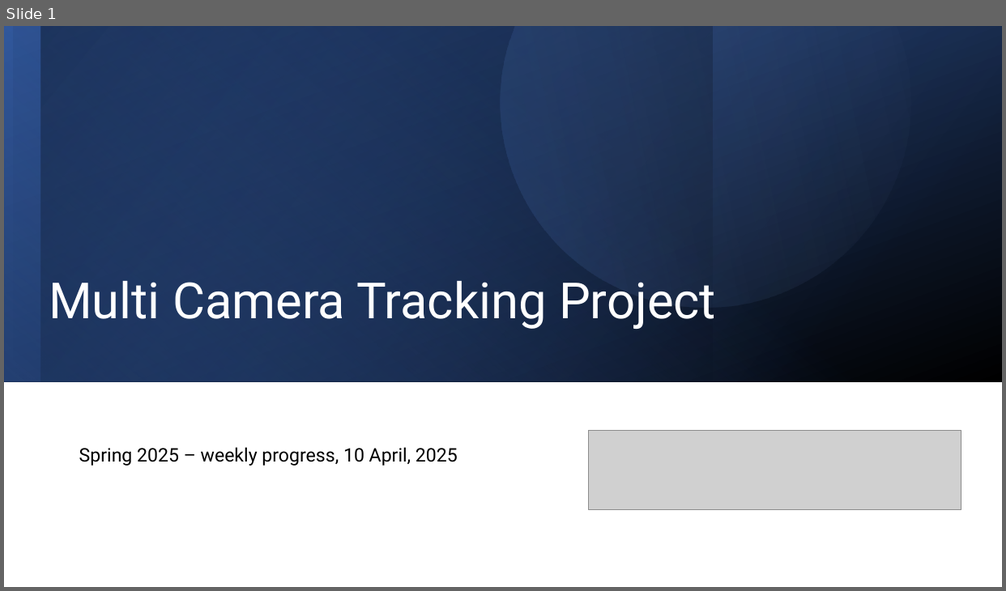
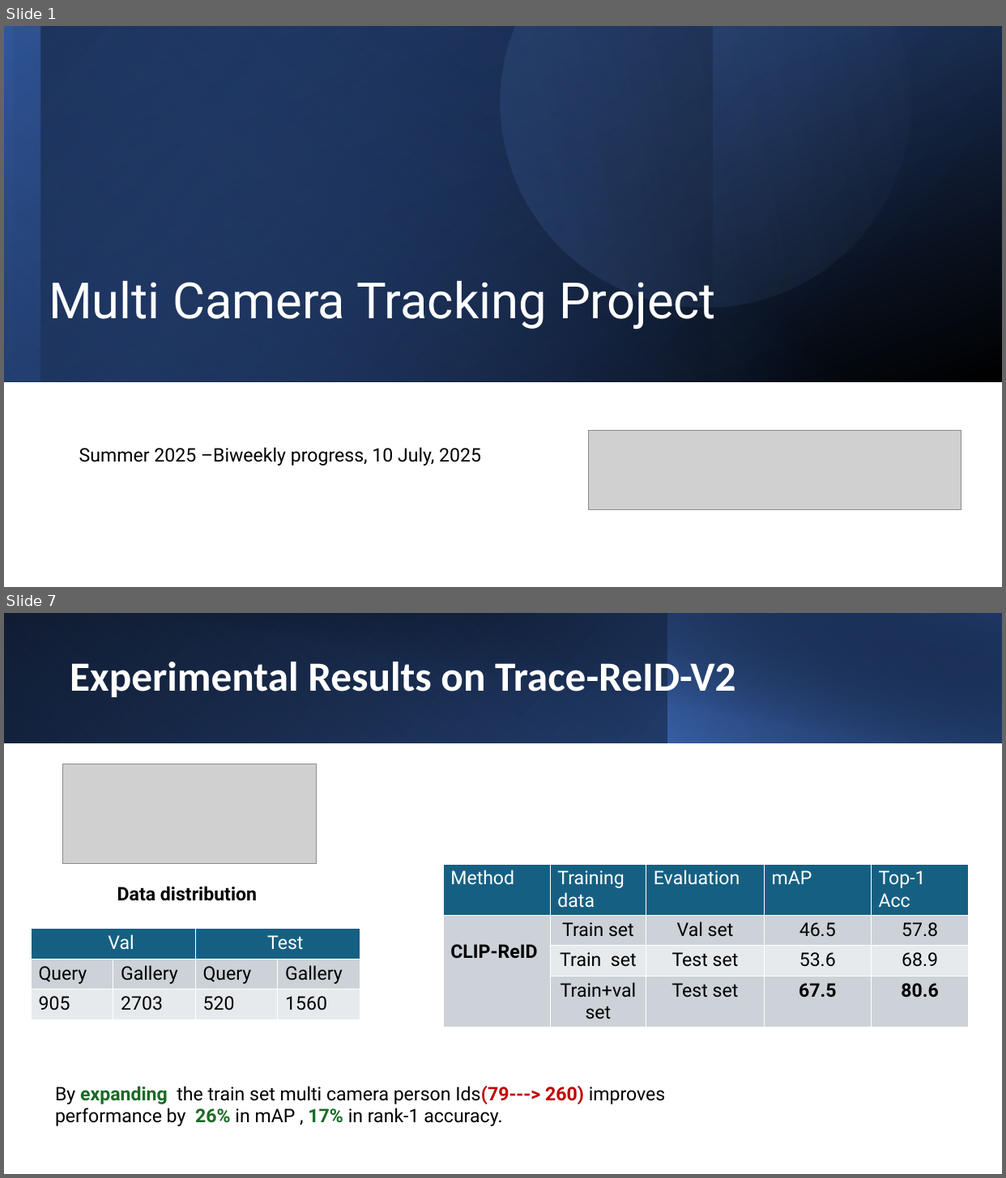
Before and after one commit to ManishGovind/transfer, a slide deck: Temp.pptx. Shown one above the other, each under a label of ours: slide 1 before the commit, slides 1 and 7 after it; the slides between them are not shown. The pictures are 1006x591 and 1006x1178 pixels, drawn with LibreOffice and Linux fonts; fonts in the diff are those of the drawing; grey boxes stand for pictures. Boxes give left, top, right and bottom in pixels: in the first picture for what was removed or moved away, otherwise in the second. Text is boxed around its words. In the diff, an @@ line names an element or a change of style, - is before the commit and + after.

Commit message:
Added 10 July updates

```diff
--- a/Temp.pptx
+++ b/Temp.pptx
@@ slide 7 added at [4, 613, 1002, 1174], background #FFFFFF @@
@@ rectangle added at [4, 613, 1002, 743], fill gradient #000000 to #2F5496 @@
@@ rectangle added at [4, 613, 669, 743], fill gradient #4472C4 to #1F3864 @@
@@ rectangle added at [41, 613, 1002, 744], fill gradient #000000 to #1F3864 @@
@@ rectangle added at [668, 613, 1002, 743], fill gradient #4472C4 to #000000 @@
@@ title added at [70, 662, 736, 701], 40 pt, text #FFFFFF, bold @@
+Experimental Results on Trace-ReID-V2
@@ picture added at [62, 764, 317, 864] @@
@@ table added at [444, 864, 969, 1029], 4 rows, 5 columns @@
+Method | Training data | Evaluation | mAP | Top-1 Acc
+CLIP-ReID | Train set | Val set | 46.5 | 57.8
+ | Train set | Test set | 53.6 | 68.9
+ | Train+val set | Test set | 67.5 | 80.6
@@ text added at [117, 886, 257, 901], 18 pt, text #000000, bold @@
+Data distribution
@@ table added at [31, 929, 360, 1020], 3 rows, 4 columns @@
+Val |  | Test | 
+Query | Gallery | Query | Gallery
+905 | 2703 | 520 | 1560
@@ text added at [55, 1086, 666, 1127], 18 pt, text #000000 @@
+By expanding the train set multi camera person Ids(79---> 260) improves performance by 26% in mAP , 17% in rank-1 accuracy.
@@ slide 1 changed as well @@
@@ text at [79, 447, 481, 466]: text changed @@
-Spring 2025 – weekly progress, 10 April, 2025
+Summer 2025 –Biweekly progress, 10 July, 2025
```
Also in this commit, not shown: 1 other slide changed, 20 other slides added, 22 slides removed.
